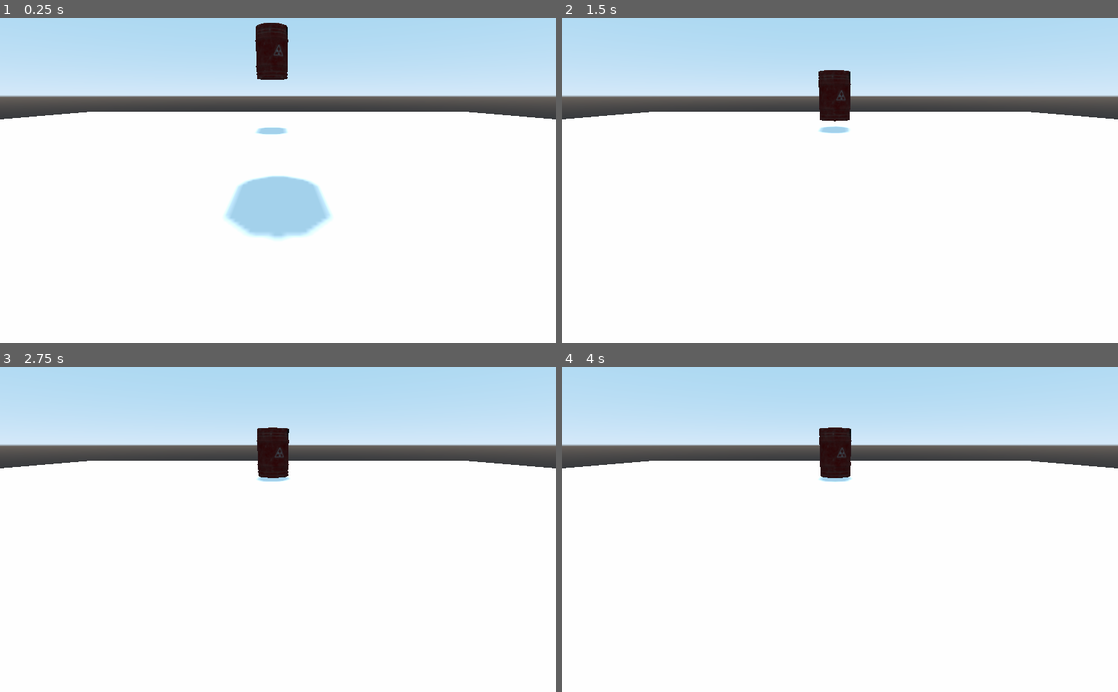
Above: before the commit, frames 1-4 (two rows, left to right).
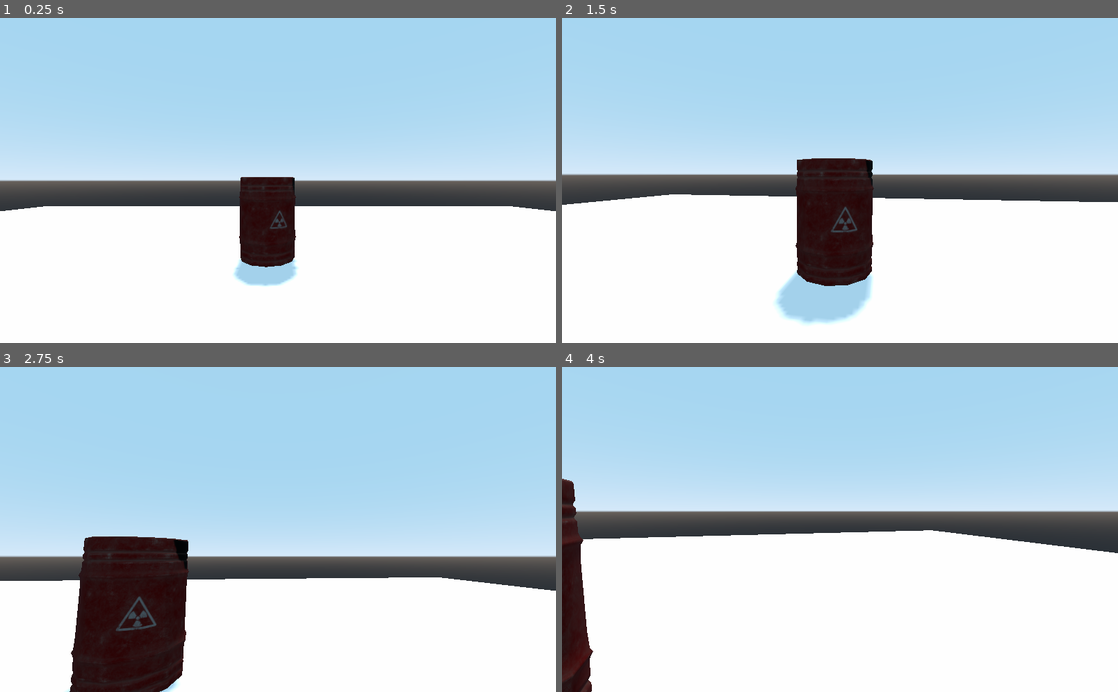
Above: after the commit, the same moments.

Repository: GitGudCode440/GameOffGameJamProject
Game: Godot game, scene res://src/Levels/LevelTemplate/LevelTemplate.tscn
The game is run twice, just before and just after one commit, with the same random seed, the same clock (stepped at 60 frames per second) and the same inputs.
Inputs (mouse positions are in pixels of both pictures, inside the frame that each line leads up to):
- Up to frame 1 (0.25 s): no input
- Up to frame 2 (1.5 s): move the mouse to (962, 164) at 0.52 s; hold D (move_right) 0.53-1.28 s; tap Space (jump) at 0.6, 0.77, 1.07, 1.35 s; move the mouse to (728, 196) at 1.27 s; hold S (move_backward) from 1.28 s (still down)
- Up to frame 3 (2.75 s): tap Space (jump) at 1.52, 1.82, 2.1 s; move the mouse to (333, 458) at 2.02 s; release S (move_backward) at 2.03 s; hold D (move_right) from 2.03 s (still down)
- Up to frame 4 (4 s): move the mouse to (812, 594) at 2.77 s; release D (move_right) at 2.78 s; hold W (move_forward) 2.78-3.53 s; tap Space (jump) at 2.85, 3.02, 3.32, 3.6, 3.77 s; move the mouse to (1006, 578) at 3.52 s; hold A (move_left) from 3.53 s (still down)

The runs differ from the first frame. In frame 1, 47% of the frame differs, in the area x 0-100%, y 1-83%; in frame 2, 46%; in frame 3, 58%, in the area x 0-100%, y 11-100%; in frame 4, 38%.

Commit message:
Added camera to player with rotation by mouse.

Diff:
--- a/src/Characters/Character.gd
+++ b/src/Characters/Character.gd
@@ -11,7 +11,7 @@
 enum jump_states {WITH_JUMP, WITHOUT_JUMP}
 
 func apply_gravity():
-	res.velocity.y -= gravity * res.direction.y
+	res.velocity.y += gravity * res.direction.y
 
 
 func set_direction() -> void:
@@ -31,7 +31,7 @@
 			y_direction = -1.0
 		else:
 			y_direction = 0.0
-	elif _enum == jump_states.WITHOUT_JUMP:
+	else:
 		if !is_on_floor():
 			y_direction = -1.0
 		else:
--- a/src/Characters/Player/Player.gd
+++ b/src/Characters/Player/Player.gd
@@ -1,11 +1,31 @@
 extends Character
+
+
+const MOUSE_SENSITIVITY = 0.05
+const MAX_ROTATION_DEGREES = 60
+
+func _ready():
+	Input.set_mouse_mode(Input.MOUSE_MODE_CAPTURED)
 
 func _process(delta):
 	set_direction()
 	calculate_velocity()
 
+func _input(event):
+
+
+	if Input.is_action_just_pressed("ui_cancel"):
+		get_tree().quit()
+
+	if event is InputEventMouseMotion:
+		rotation_degrees.y += -event.relative.x * MOUSE_SENSITIVITY
+		$Camera.rotation_degrees.x += clamp(-event.relative.y * MOUSE_SENSITIVITY, -MAX_ROTATION_DEGREES, MAX_ROTATION_DEGREES)
+		print($Camera.rotation_degrees.x)
+
+
+
+
 func _physics_process(delta):
-	print(res.velocity.y)
 	res.velocity = move_and_slide(res.velocity, Vector3.UP)
 	self.apply_gravity()
 
--- a/src/Characters/Player/Player.tscn
+++ b/src/Characters/Player/Player.tscn
@@ -17,3 +17,6 @@
 
 [node name="CollisionShape" parent="." index="0"]
 transform = Transform( 1, 0, 0, 0, 1, 0, 0, 0, 1, 0, 0, 0 )
+
+[node name="Camera" type="Camera" parent="." index="2"]
+transform = Transform( -1, 0, -8.74228e-08, 0, 1, 0, 8.74228e-08, 0, -1, 0, 1, 0 )
--- a/src/Levels/LevelTemplate/LevelTemplate.tscn
+++ b/src/Levels/LevelTemplate/LevelTemplate.tscn
@@ -14,10 +14,6 @@
 [node name="Player" parent="." instance=ExtResource( 1 )]
 transform = Transform( 1, 0, 0, 0, 1, 0, 0, 0, 1, 0, 4.83492, 0 )
 
-[node name="Camera" type="Camera" parent="."]
-transform = Transform( -1, -2.99004e-08, 8.21505e-08, 0, 0.939693, 0.34202, -8.74228e-08, 0.34202, -0.939693, 0, 2, -8 )
-current = true
-
 [node name="DirectionalLight" type="DirectionalLight" parent="."]
 transform = Transform( 1, 0, 0, 0, 0.421716, 0.906728, 0, -0.906728, 0.421716, 0, 11.1669, 10.4449 )
 shadow_enabled = true
